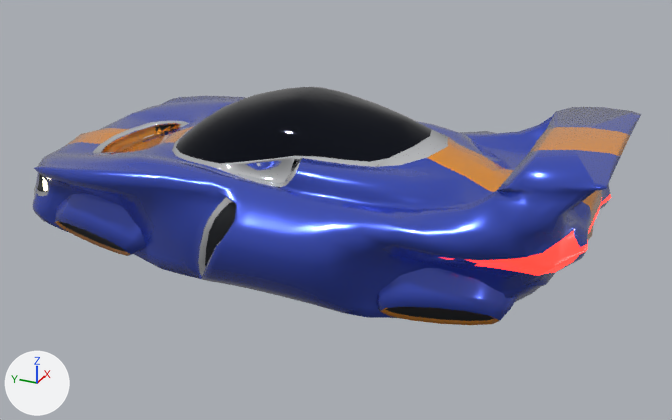
The glTF model labs/buggy-bodies/r5-delta.glb, before and after one commit.
Rendered twice from a camera (50 mm lens) standing at (-5.16, -2.59, 2.84) and looking at (-0.01, -0.27, 0.27). Arrows for +X, +Y and +Z are at lower left; the lights stay in place. The older version comes first. Vertices at exactly the same position are counted once.

The scene before the commit, as lines of its bpy script (objects in view):
```python
me_geometry_body_002 = bpy.data.meshes.new('Geometry-Body.002')
me_geometry_body_002.from_pydata(...)  # 2512 vertices, 5025 faces; spans x -0.94..0.94, y -2.05..1.96, z -0.08..1.01
# faces by material slot: [2354, 246, 1435, 160, 262, 568]
me_geometry_body_002.materials.append(mat_body_002)  # blue #304bc4
me_geometry_body_002.materials.append(mat_accent_002)  # orange #ffa027
me_geometry_body_002.materials.append(mat_chrome_001)  # white #f3f6f9
me_geometry_body_002.materials.append(mat_headlights_001)  # pale yellow #fffae1, glowing beige #fff6cb
me_geometry_body_002.materials.append(mat_taillights)  # red #f32727, glowing red #ff3027
me_geometry_body_002.materials.append(mat_dark)  # black #1d1f24
me_geometry_body_003 = bpy.data.meshes.new('Geometry-Body.003')
me_geometry_body_003.from_pydata(...)  # 214 vertices, 392 faces; spans x -0.52..0.52, y -0.9..0.83, z 0.67..1.05
me_geometry_body_003.materials.append(mat_glass)  # black #191d27
me_sockets = bpy.data.meshes.new('Sockets')
me_sockets.from_pydata(...)  # 192 vertices, 328 faces; spans x -0.76..0.76, y -1.65..1.65, z -0.02..0.35
# faces by material slot: [40, 192, 96]
me_sockets.materials.append(mat_dark)  # black #1d1f24
me_sockets.materials.append(mat_body_002)  # blue #304bc4
me_sockets.materials.append(mat_accent_002)  # orange #ffa027
ob_body_001 = bpy.data.objects.new('Body.001', me_geometry_body_002)
ob_body_001.location = (0.0, 0.0, 0.0)
ob_canopy = bpy.data.objects.new('Canopy', me_geometry_body_003)
ob_canopy.location = (0.0, 0.0, 0.0)
ob_sockets = bpy.data.objects.new('Sockets', me_sockets)
ob_sockets.location = (0.0, 0.0, 0.0)
```
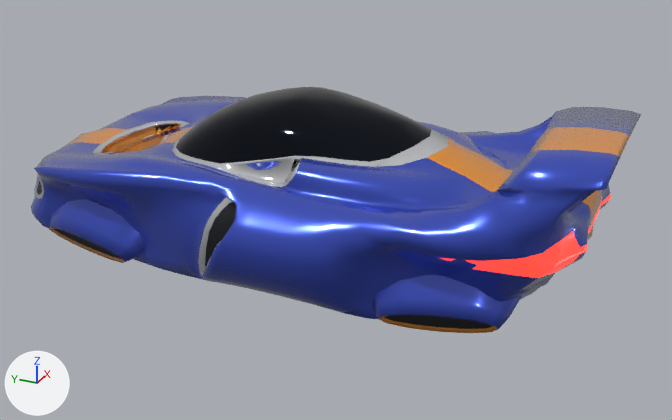
Patch to the scene script:
```diff
--- a/labs/buggy-bodies/r5-delta.glb.py
+++ b/labs/buggy-bodies/r5-delta.glb.py
@@ me_geometry_body_002 @@
 # used by ob_body_001; location = (0.0, 0.0, 0.0)
-me_geometry_body_002.from_pydata(...)  # 2512 vertices, 5025 faces; spans x -0.94..0.94, y -2.05..1.96, z -0.08..1.01
+me_geometry_body_002.from_pydata(...)  # 2273 vertices, 4547 faces; spans x -0.94..0.94, y -2.05..1.96, z -0.08..1.01
+# me_geometry_body_002 part 1: 74 vertices moved from x -0.78..0.78, y -1.86..-0.79, z -0.08..0.53 to x -0.79..0.79, y -1.86..-0.79, z -0.08..0.53; 273 vertices removed from x -0.81..0.81, y -2.05..-1.14, z -0.02..0.99; 34 vertices added at x -0.82..0.82, y -1.81..-1.14, z -0.02..0.55
+# me_geometry_body_002 part 2: 136 vertices moved from x -0.79..-0.58, y 0.75..1.81, z -0.05..0.53 to x -0.8..-0.59, y 0.75..1.81, z -0.05..0.53; 10 vertices removed from x -0.62..-0.58, y 1.63..1.67, z 0.4..0.45; 10 vertices added at x -0.66..-0.59, y 1.63..1.67, z 0.4..0.45
+# other edits to the shape of me_geometry_body_002 do not show in these pictures
 me_geometry_body_002.materials.append(mat_body_002)
@@ me_sockets @@
 # used by ob_sockets; location = (0.0, 0.0, 0.0)
-me_sockets.from_pydata(...)  # 192 vertices, 328 faces; spans x -0.76..0.76, y -1.65..1.65, z -0.02..0.35
+me_sockets.from_pydata(...)  # 192 vertices, 328 faces; spans x -0.81..0.81, y -1.65..1.65, z -0.05..0.32
+# me_sockets part 3: the loose piece of 48 vertices spanning x -0.76..-0.38, y 0.74..1.65, z -0.02..0.35 is moved by (-0.05, 0.01, -0.03)
+# me_sockets part 4: the loose piece of 48 vertices spanning x -0.76..-0.38, y -1.65..-0.74, z -0.02..0.35 is moved by (-0.04, -0.01, -0.03)
+# other edits to the shape of me_sockets do not show in these pictures
 me_sockets.materials.append(mat_dark)
```

Boxes (x1, y1, x2, y2) around the edits, measured in the pictures (672 x 420 px; the box of a moved part takes in the faces that stretch with it):
'Body.001', reshaped: before (33, 96, 641, 319); after (31, 96, 641, 319)
'Sockets', reshaped: before (54, 193, 517, 325); after (49, 199, 522, 333)
part 1 of me_geometry_body_002, built on: before (327, 111, 641, 319); after (327, 242, 582, 319)
part 2 of me_geometry_body_002, moved or reshaped: before (33, 156, 175, 268); after (31, 156, 175, 269)
part 3 of me_sockets, moved or reshaped: before (54, 193, 146, 256); after (49, 199, 145, 263)
part 4 of me_sockets, moved or reshaped: before (376, 268, 517, 325); after (372, 275, 522, 333)
